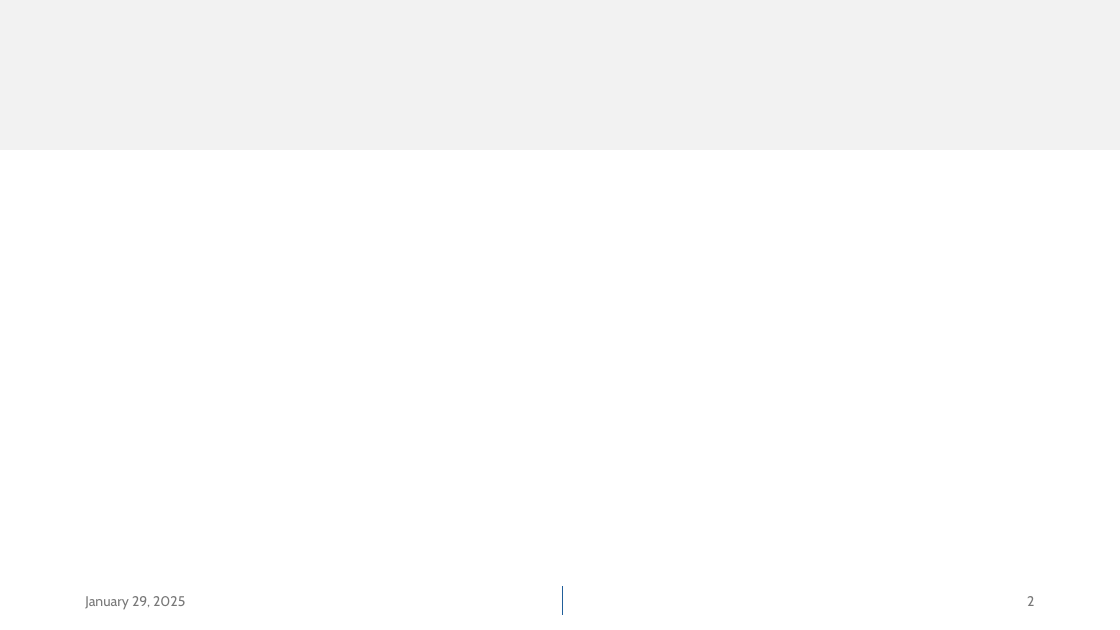
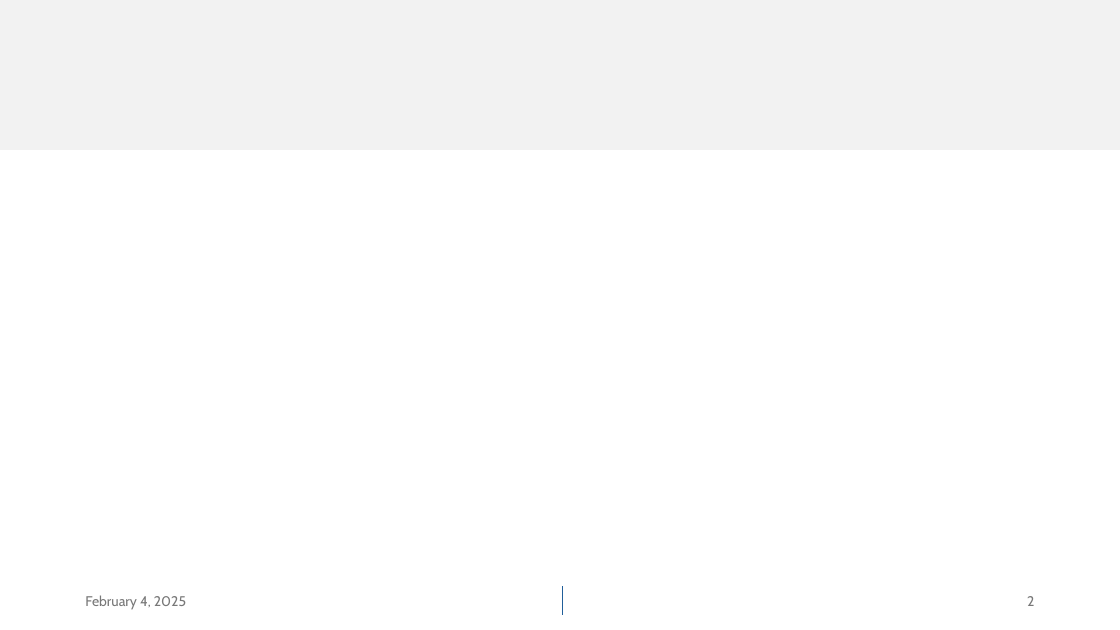
Before and after one commit to UHN-SARA/slides-template, a slide deck: slide 2 of SARA Slides Template.pptx. Drawn at 1120x630 pixels with LibreOffice and Linux fonts; fonts in the diff are those of the drawing; background and template pictures are left out. Boxes give left, top, right and bottom in pixels: in the first picture for what was removed or moved away, otherwise in the second. Text is boxed around its words. In the diff, an @@ line names an element or a change of style, - is before the commit and + after.

Commit message:
update

```diff
--- a/SARA Slides Template.pptx
+++ b/SARA Slides Template.pptx
@@ text at (85, 595, 186, 610): text changed @@
-January 29, 2025
+February 4, 2025
```
Also in this commit, not shown: 2 other slides changed.
